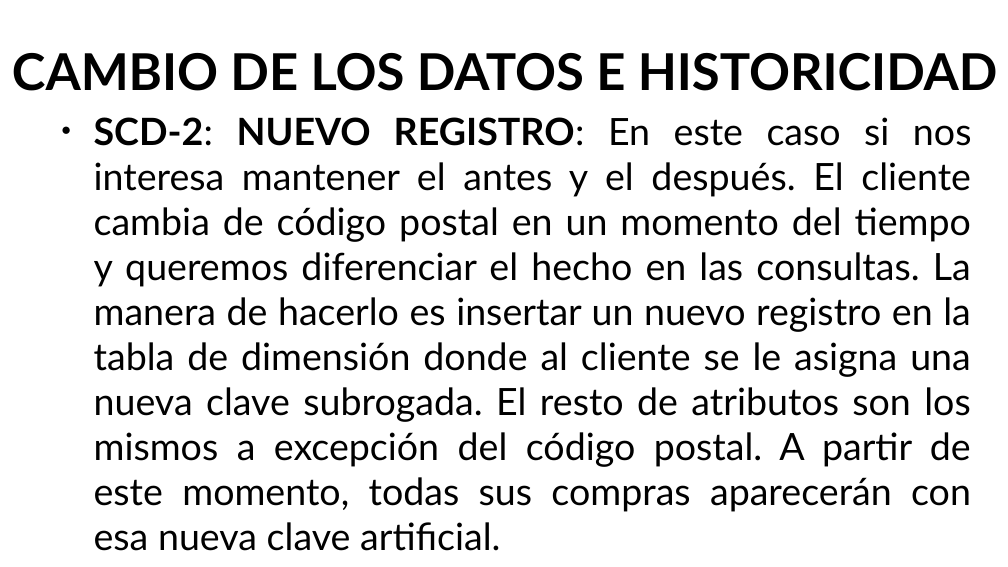
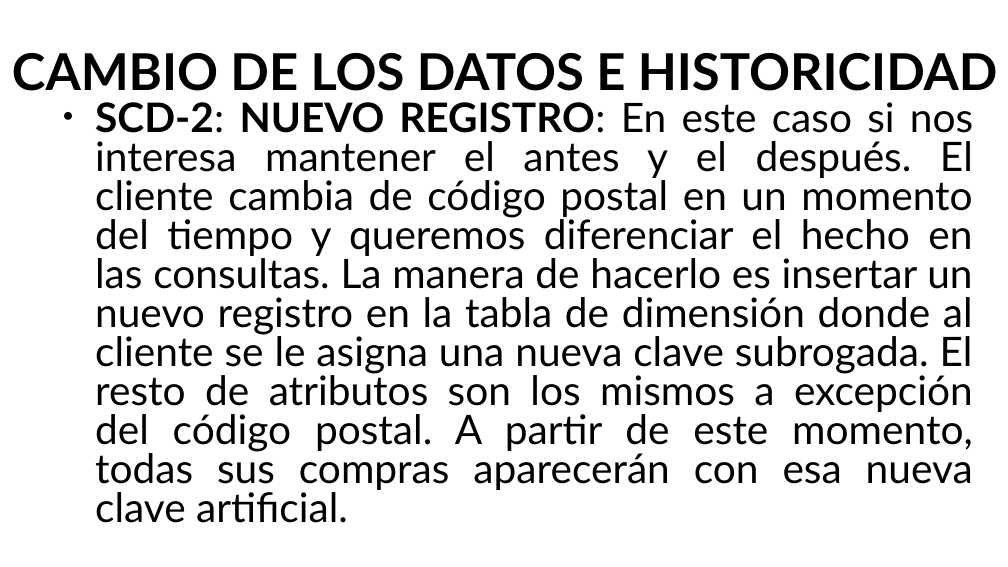
Before and after one commit to Eurobeater/cursoBigDataIA, a slide deck: slide 32 of Sistemas de Big Data/Tema 4 Modelos/Modelos_2.odp. Drawn at 1008x567 pixels with LibreOffice and Linux fonts; fonts in the diff are those of the drawing. Boxes give left, top, right and bottom in pixels: in the first picture for what was removed or moved away, otherwise in the second. Text is boxed around its words. In the diff, an @@ line names an element or a change of style, - is before the commit and + after.

```diff
--- a/Sistemas de Big Data/Tema 4 Modelos/Modelos_2.odp
+++ b/Sistemas de Big Data/Tema 4 Modelos/Modelos_2.odp
@@ text "SCD-2: NUEVO REGISTRO: En este ...": place and size @@
-text "SCD-2: NUEVO REGISTRO: En este ..." at (94, 117, 972, 551)
+text "SCD-2: NUEVO REGISTRO: En este ..." at (95, 102, 973, 523)
@@ text "SCD-2: NUEVO REGISTRO: En este ..." at (95, 102, 973, 523): size 29.6 to 32 pt; indent changed; line spacing 1 to 0.8 @@
@@ rectangle removed at (320, 539, 384, 559) @@
@@ freeform shape added at (320, 539, 384, 559), fill #FFFFFF, outline #FFFFFF 0 pt @@
```
Also in this commit, not shown: 33 other slides changed, 1 other file.
